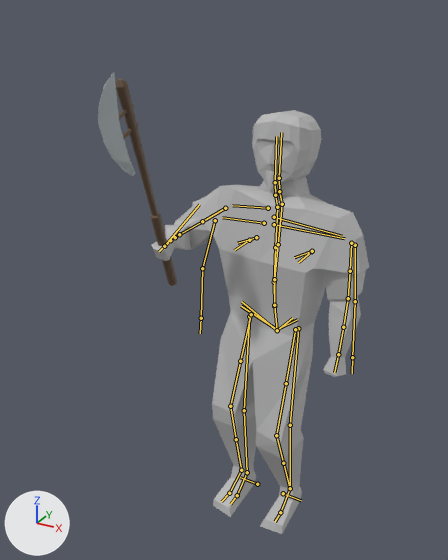
Before and after pictures for a commit that changed the Blender file ANIMATIONS/chop(Swing)animation.blend.
Before and after are seen from a 50 mm lens placed at (1.0, -2.26, 2.29), pointed at (-0.14, -0.19, 1.26). The lights are fixed; the arrows at lower left show +X, +Y and +Z. Both versions are drawn at frame 32 of the action 'rigAction'; the numbers are the values there. The bones that bend it are drawn over the model as lines.

Names of what the first picture shows: 'Cube', 'grip'.
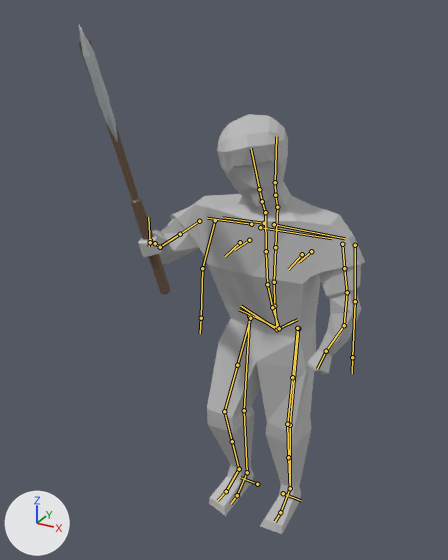
The edits, one by one:
Bone 'torso' (bone_torso) turns from (-5, -1, -10) to (8, -4, -4) degrees about its own x, y and z.
Bone 'chest' (bone_chest) turns from (0, 0, 0) to (0, 5, 3) degrees about its own x, y and z.
Bone 'shin_tweak.L' (bone_shin_tweak_l) moves from (0.0, -0.002, -0.096) to (-0.003, -0.012, -0.025).
Bone 'head' (bone_head) turns from (0, 10, 2) to (13, 26, 4) degrees about its own x, y and z.
Bone 'forearm_tweak.L' (bone_forearm_tweak_l) moves from (0.014, 0.019, 0.061) to (0.03, -0.005, 0.055).
Bone 'forearm_tweak.L.001' (bone_forearm_tweak_l_001) moves from (0.0, 0.0, 0.0) to (0.029, -0.002, -0.019).
Bone 'forearm_tweak.R' (bone_forearm_tweak_r) moves from (-0.124, 0.165, 0.057) to (-0.13, 0.112, 0.122).
Bone 'forearm_tweak.R' (bone_forearm_tweak_r) turns from (0, 0, 0) to (0, -34, 0) degrees about its own x, y and z.
Bone 'forearm_tweak.R.001' (bone_forearm_tweak_r_001) turns from (0, 0, 0) to (0, -64, 0) degrees about its own x, y and z.
Bone 'shoulder.L' (bone_shoulder_l) moves from (-0.008, -0.006, 0.006) to (-0.014, -0.011, 0.011).
Bone 'shoulder.L' (bone_shoulder_l) turns from (-1, 0, 2) to (-1, 0, 3) degrees about its own x, y and z.
Bone 'shoulder.R' (bone_shoulder_r) moves from (-0.006, -0.023, 0.038) to (-0.009, -0.011, 0.031).
Bone 'shoulder.R' (bone_shoulder_r) turns from (0, 0, 2) to (-1, -1, 4) degrees about its own x, y and z.
Bone 'hand_ik.L' (bone_hand_ik_l) moves from (-0.044, -0.06, 0.032) to (-0.084, -0.106, 0.062).
Bone 'hand_ik.L' (bone_hand_ik_l) turns from (-8, 18, 14) to (-12, 35, 26) degrees about its own x, y and z.
Bone 'hand_ik.R' (bone_hand_ik_r) moves from (-0.049, -0.164, 0.435) to (0.025, -0.414, 0.531).
Bone 'hand_ik.R' (bone_hand_ik_r) turns from (-33, -13, -52) to (3, -10, -90) degrees about its own x, y and z.
Bone 'foot_ik.R' (bone_foot_ik_r) moves from (-0.02, -0.021, 0.023) to (-0.03, -0.032, 0.034).
Bone 'foot_ik.R' (bone_foot_ik_r) turns from (6, 1, -7) to (9, 2, -11) degrees about its own x, y and z.

Pixel boxes (x1, y1, x2, y2) of what changed, in the pictures (448 x 560 px):
'Cube', posed
    before: (152, 110, 369, 534)
    after: (138, 114, 365, 534)
'grip', posed (18% wider, 26% taller)
    before: (98, 73, 177, 286)
    after: (78, 25, 171, 294)
